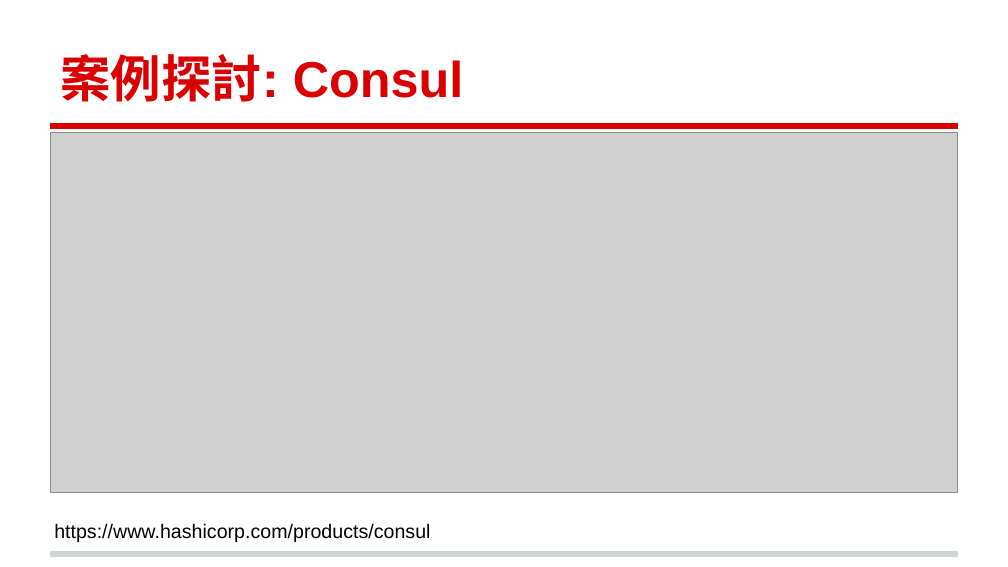
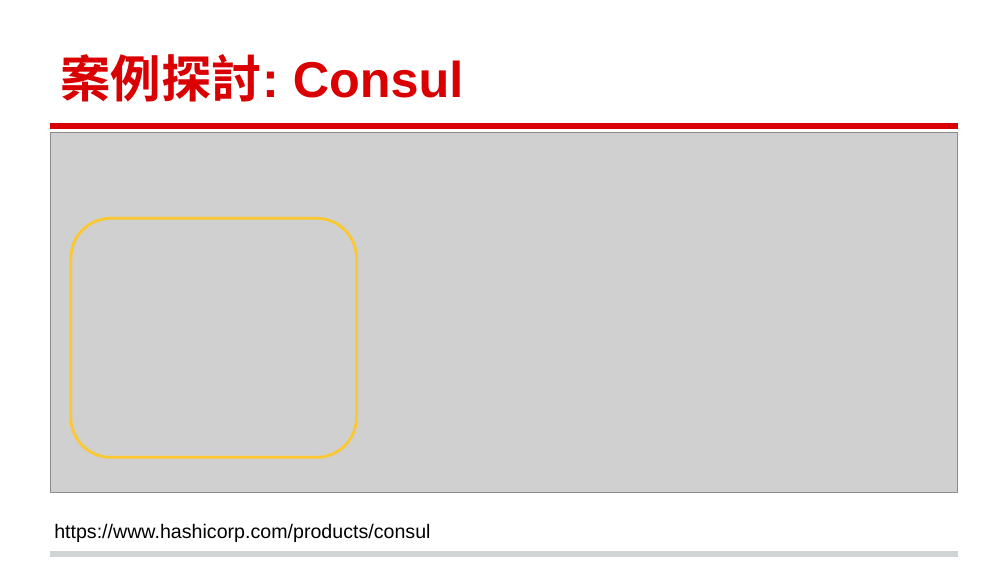
Before and after one commit to andrew0928/Meetup, a slide deck: slide 13 of 20180911.DevOpsDaysTaipei2018/Andrew-ServiceDiscovery (簡報).pptx (slide 12 before the commit). Drawn at 1008x567 pixels with LibreOffice and Linux fonts; fonts in the diff are those of the drawing; grey boxes stand for pictures; background and template pictures are left out. Boxes give left, top, right and bottom in pixels: in the first picture for what was removed or moved away, otherwise in the second. Text is boxed around its words. In the diff, an @@ line names an element or a change of style, - is before the commit and + after.

Commit message:
update

```diff
--- a/20180911.DevOpsDaysTaipei2018/Andrew-ServiceDiscovery (簡報).pptx
+++ b/20180911.DevOpsDaysTaipei2018/Andrew-ServiceDiscovery (簡報).pptx
@@ rounded rectangle added at <box>71,219,356,458</box>, outline #FBC82F 2 pt @@
```
Also in this commit, not shown: 2 other slides changed, 6 slides added, 3 slides removed.
